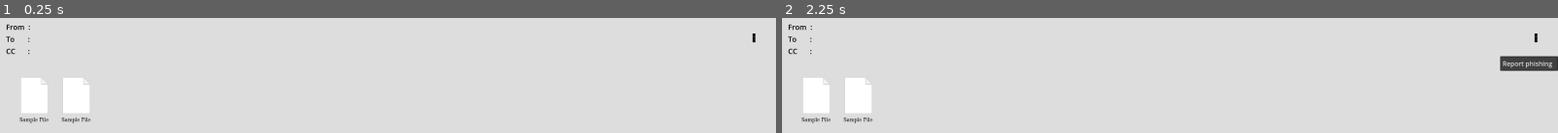
Above: before the commit, frames 1-2 (left to right).
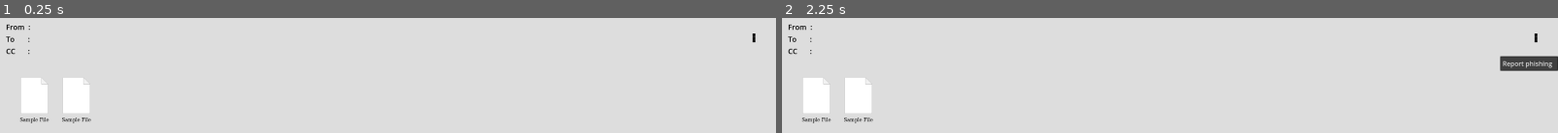
Above: after the commit, the same moments.

Repository: Wong-Kai-Lun/gamified-cybersecurity-awareness-training
Game: Godot game, scene res://game/main_game/programs/email_client/inbound/email_body_inbound.tscn
Same seed, same stepped clock (60 frames per second), same inputs: the game is played once before the commit and once after it. This scene is started directly instead of the project's main scene.
Inputs (mouse positions are in pixels of both pictures, inside the frame that each line leads up to):
- Up to frame 1 (0.25 s): no input
- Up to frame 2 (2.25 s): click "⋮" at 0.5 s; click (813, 98) at 1.27 s; click "⋮" at 2 s

The runs differ from the first frame. In frame 1, 0.1% of the frame differs, in the area x 2-12%, y 86-92%; in frame 2, 0.1%.

Commit message:
Minor Visual Tweaks

Diff:
--- a/godot/game/main_game/desktop.tscn
+++ b/godot/game/main_game/desktop.tscn
@@ -92,13 +92,21 @@
 theme_override_styles/pressed = SubResource("StyleBoxFlat_apx54")
 theme_override_styles/normal = SubResource("StyleBoxEmpty_t23we")
 
-[node name="SettingsIcon" type="Panel" parent="DesktopBG/Desktop/Taskbar/MarginContainer/TaskbarHBC/Settings"]
+[node name="MarginContainer" type="MarginContainer" parent="DesktopBG/Desktop/Taskbar/MarginContainer/TaskbarHBC/Settings"]
 layout_mode = 1
 anchors_preset = 15
 anchor_right = 1.0
 anchor_bottom = 1.0
 grow_horizontal = 2
 grow_vertical = 2
+mouse_filter = 2
+theme_override_constants/margin_left = 10
+theme_override_constants/margin_top = 10
+theme_override_constants/margin_right = 10
+theme_override_constants/margin_bottom = 10
+
+[node name="SettingsIcon" type="Panel" parent="DesktopBG/Desktop/Taskbar/MarginContainer/TaskbarHBC/Settings/MarginContainer"]
+layout_mode = 2
 mouse_filter = 2
 theme_override_styles/panel = SubResource("StyleBoxTexture_vfkpi")
 
--- a/godot/game/main_game/programs/common/file.tscn
+++ b/godot/game/main_game/programs/common/file.tscn
@@ -16,6 +16,9 @@
 texture = ExtResource("1_5jcd2")
 
 [sub_resource type="FontFile" id="FontFile_xusbe"]
+subpixel_positioning = 0
+msdf_pixel_range = 14
+msdf_size = 128
 cache/0/9/0/ascent = 0.0
 cache/0/9/0/descent = 0.0
 cache/0/9/0/underline_position = 0.0
Binary file changed: godot/game/main_game/gear_icon.png
